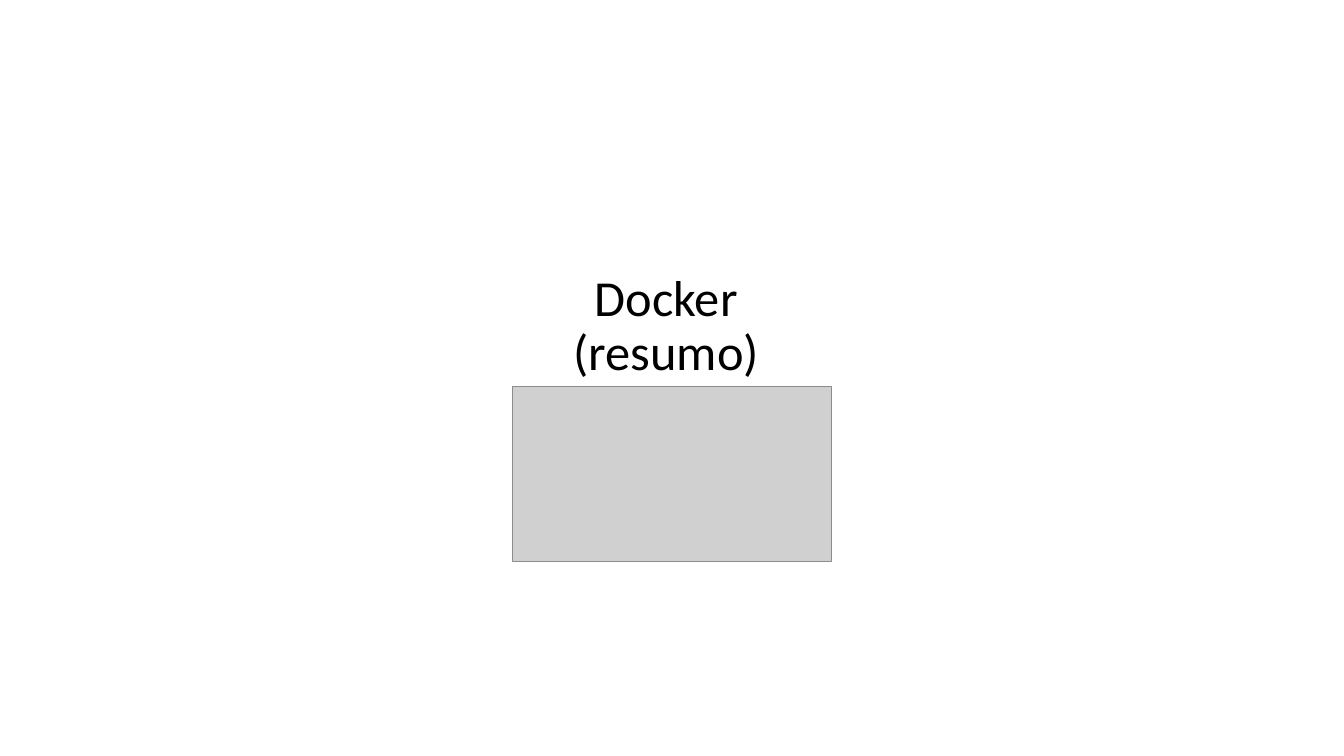
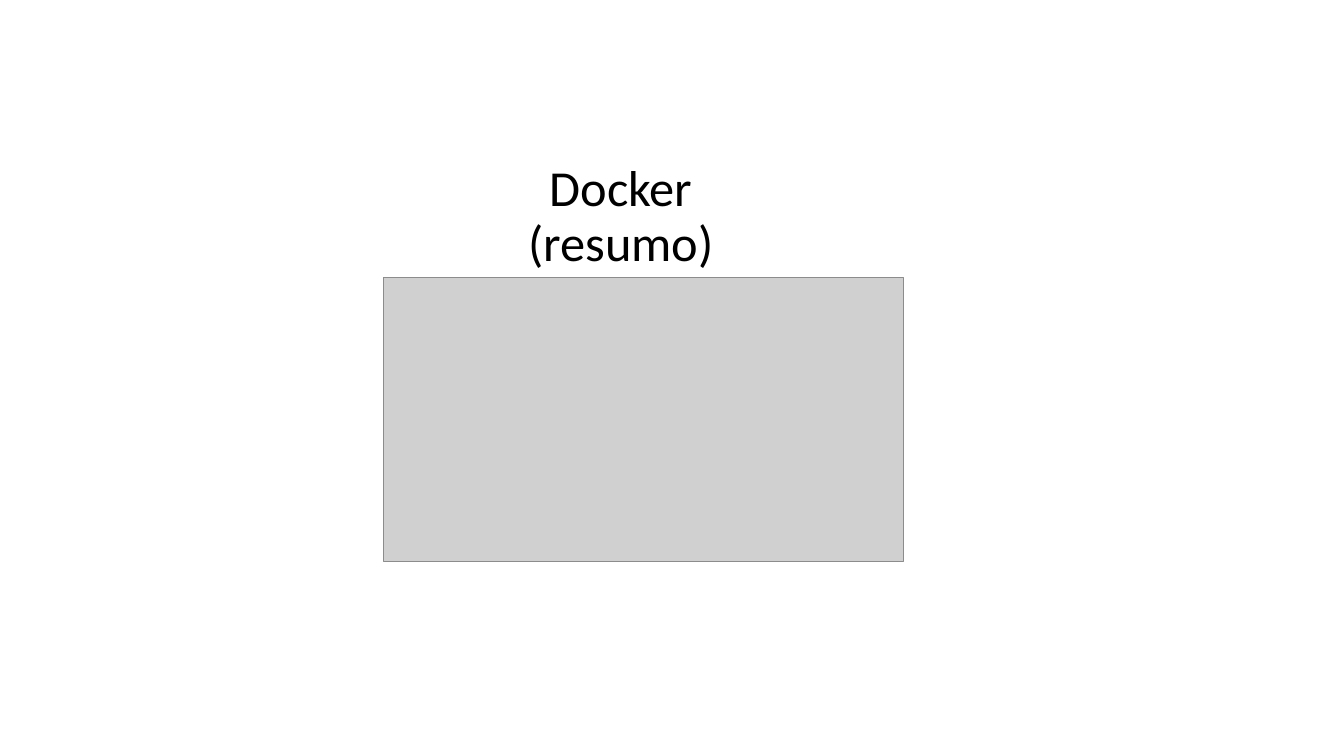
Before and after one commit to lacsousa/learning-docker, a slide deck: slide 1 of docs/docker-resumo.pptx. Drawn at 1344x756 pixels with LibreOffice and Linux fonts; fonts in the diff are those of the drawing; grey boxes stand for pictures. Boxes give left, top, right and bottom in pixels: in the first picture for what was removed or moved away, otherwise in the second. Text is boxed around its words. In the diff, an @@ line names an element or a change of style, - is before the commit and + after.

```diff
--- a/docs/docker-resumo.pptx
+++ b/docs/docker-resumo.pptx
@@ title "Docker (resumo)": place and size @@
-title "Docker (resumo)" at <box>573,281,758,377</box>
+title "Docker (resumo)" at <box>528,171,713,268</box>
@@ picture: place and size @@
-picture at <box>512,387,832,562</box>
+picture at <box>383,277,903,562</box>
```
Also in this commit, not shown: 6 other slides changed, 2 slides added, 2 slides removed, 38 other files.
